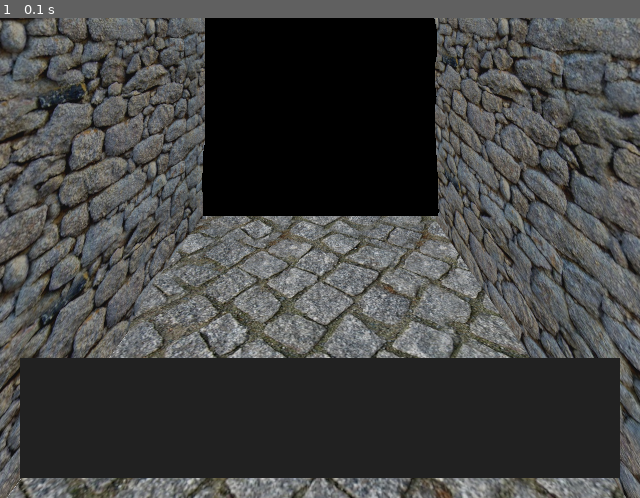
Above: before the commit, frame 1.
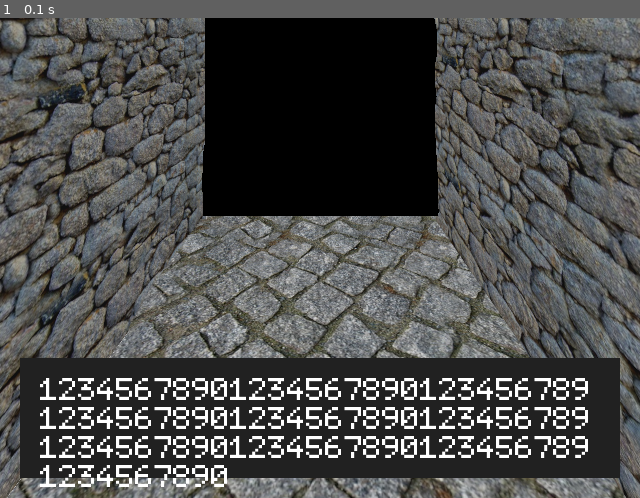
Above: after the commit, the same moment.

Repository: enhancedrock/pygame
Game: pygame game, started from main.py
The game is run twice, just before and just after one commit, with the same random seed, the same clock (stepped at 60 frames per second) and the same inputs.
Inputs:
- Up to frame 1 (0.1 s): no input

The runs differ from the first frame. In frame 1, 5.8% of the frame differs, in the area x 6-92%, y 75-98%.

Commit message:
text engine foundation

Diff:
--- a/game.py
+++ b/game.py
@@ -31,19 +31,48 @@
     """main game entry point"""
     # set up pygame with the canvas size
     pygame.init() # pylint: disable=no-member
+    pygame.font.init()
     screen = pygame.display.set_mode(CANVAS_SIZE)
     background = pygame.image.load("background.png").convert()
+    font = pygame.font.Font('Kubasta.ttf', 32)
 
     textbox = pygame.Rect(20, 340, 600, 120)
 
     running = True
+
+    def draw_text(text: str, color: pygame.Color = pygame.Color("white"), antialias: bool = True):
+        # we can have 29 characters and 3 lines
+        count = 0
+        lines = []
+        currentline = ""
+
+        for letter in text:
+            #TODO handle newlines when \n detected
+            currentline += letter
+            count += 1
+            if count == 29:
+                lines.append(currentline)
+                currentline = ""
+                count = 0
+
+        if currentline:
+            lines.append(currentline)
+
+        count = 0
+        for line in lines:
+            #TODO if lines > 3 then wait for user input before showing next line(s)
+            text_obj = font.render(line, antialias, color)
+            shadow_wizard_math = count * 20
+            shadow_wizard_math += count * 9
+            screen.blit(text_obj, (40, 340 + shadow_wizard_math))
+            count += 1
 
     # main game loop
     while running:
         # fetch new events, like input
         events = pygame.event.get()
 
-        # krill yourself <3
+        # die
         if any(event.type == pygame.QUIT for event in events): # pylint: disable=no-member
             running = False
 
@@ -53,6 +82,7 @@
         pygame.draw.rect(screen, (33,33,33), textbox)
 
         # TODO: the game
+        draw_text("1234567890123456789012345678912345678901234567890123456789123456789012345678901234567891234567890")
 
         # here is your frame sir
         pygame.display.flip()
--- a/main.py
+++ b/main.py
@@ -1,3 +1,4 @@
+"""the runner"""
 import asyncio
 
 import game
